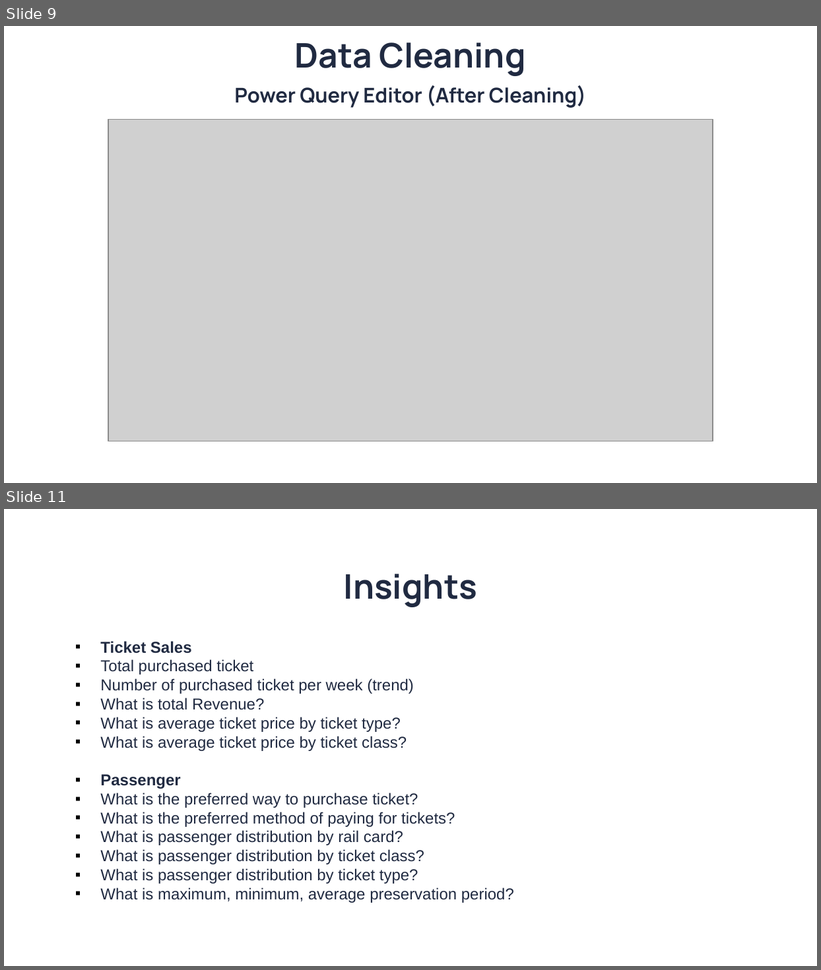
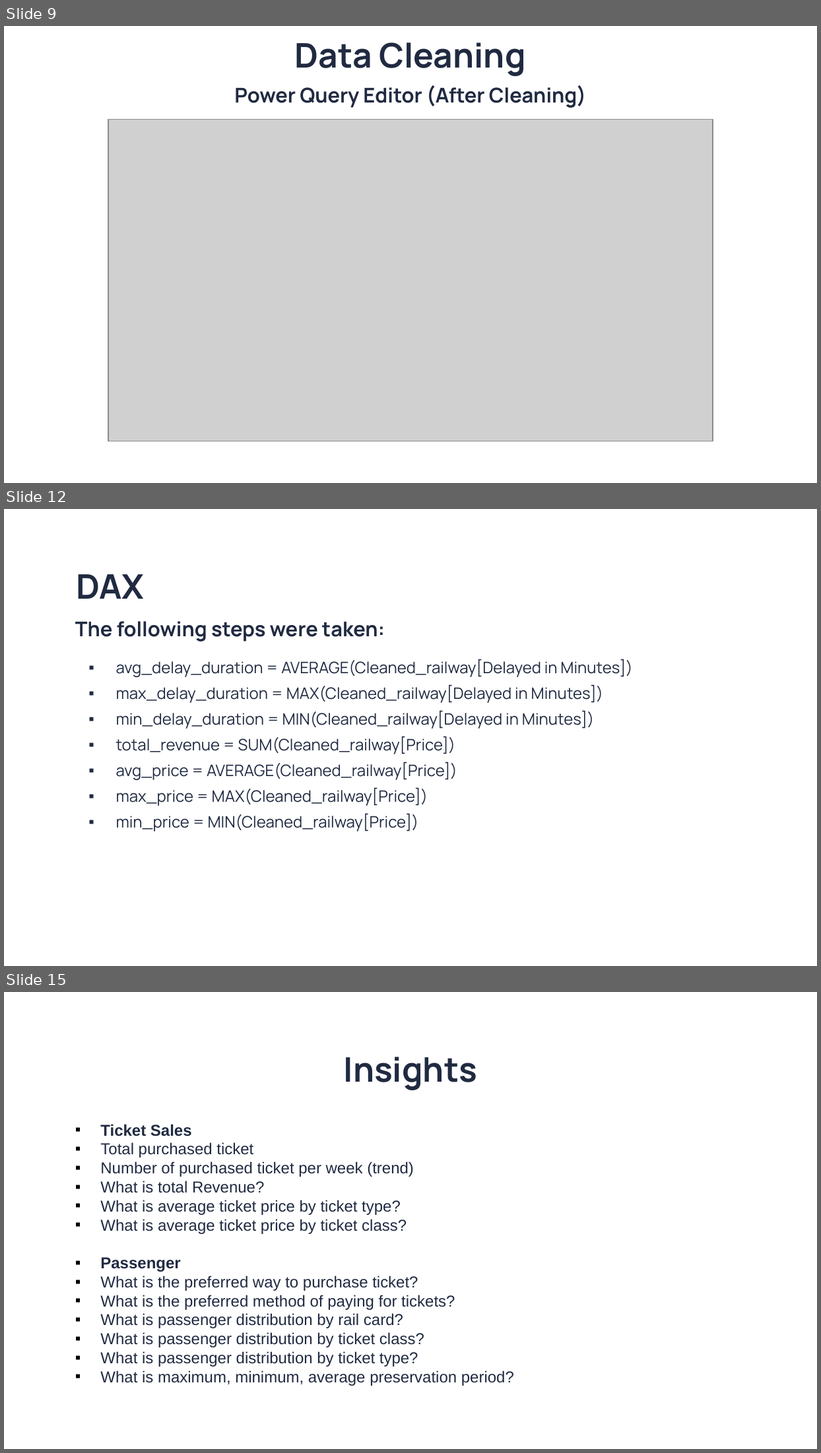
Before and after one commit to ahmedd3sam/Depi_PowerBi_Project, a slide deck: UK Train Rides New.pptx. Shown one above the other, each under a label of ours: slides 9 and 11 before the commit, slides 9, 12 and 15 after it; the slides between them are not shown. The pictures are 821x970 and 821x1453 pixels, drawn with LibreOffice and Linux fonts; fonts in the diff are those of the drawing; grey boxes stand for pictures; background and template pictures are left out. Boxes give left, top, right and bottom in pixels: in the first picture for what was removed or moved away, otherwise in the second. Text is boxed around its words. In the diff, an @@ line names an element or a change of style, - is before the commit and + after.

```diff
--- a/UK Train Rides New.pptx
+++ b/UK Train Rides New.pptx
@@ slide 12 added at (4, 509, 817, 966), background picture (left out) @@
@@ title added at (76, 574, 144, 599), 30 pt, text #202A41, bold @@
+DAX
@@ subtitle added at (75, 621, 385, 642), 18 pt, text #202A41, bold @@
+The following steps were taken:
@@ subtitle added at (116, 659, 632, 832), 14 pt, text #202A41 @@
+▪ avg_delay_duration = AVERAGE(Cleaned_railway[Delayed in Minutes])
+▪ max_delay_duration = MAX(Cleaned_railway[Delayed in Minutes])
+▪ min_delay_duration = MIN(Cleaned_railway[Delayed in Minutes])
+▪ total_revenue = SUM(Cleaned_railway[Price])
+▪ avg_price = AVERAGE(Cleaned_railway[Price])
+▪ max_price = MAX(Cleaned_railway[Price])
+▪ min_price = MIN(Cleaned_railway[Price])
@@ what was slide 11 is now slide 15 @@
```
Also in this commit, not shown: 1 slide changed, 4 other slides added.
